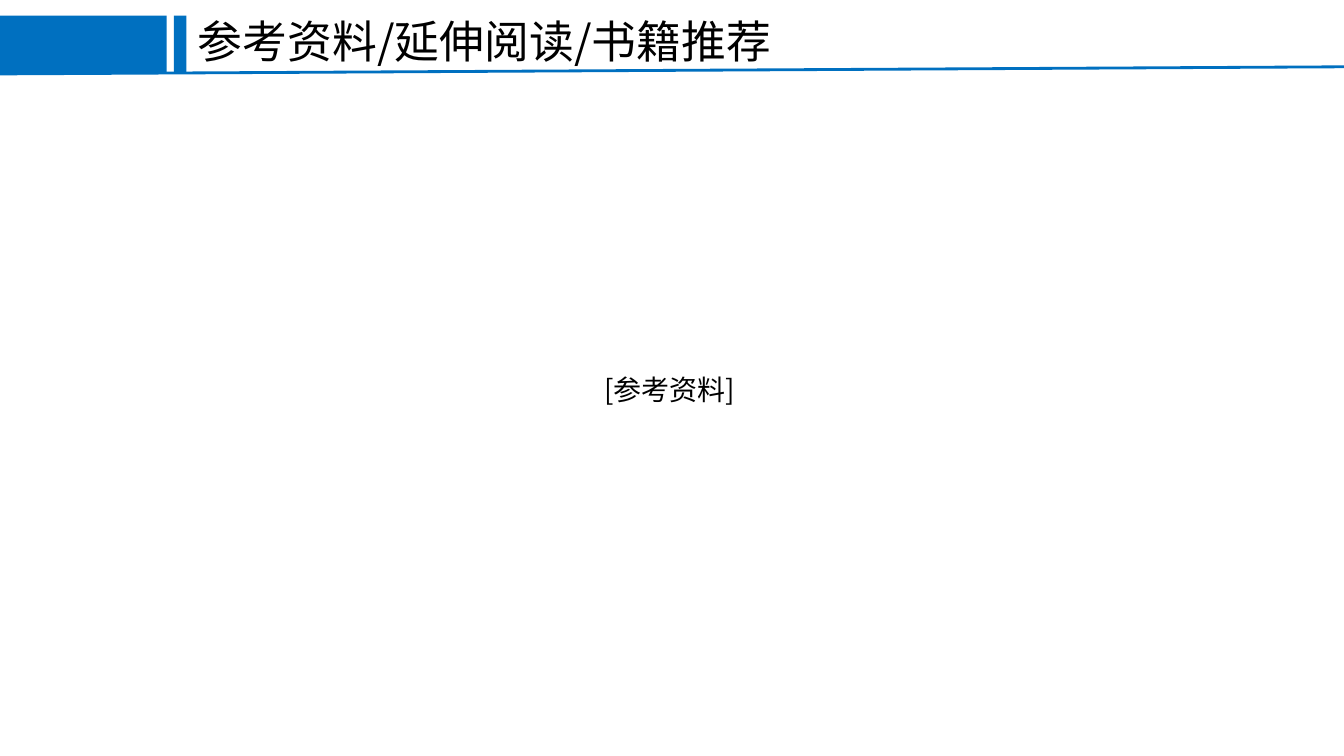
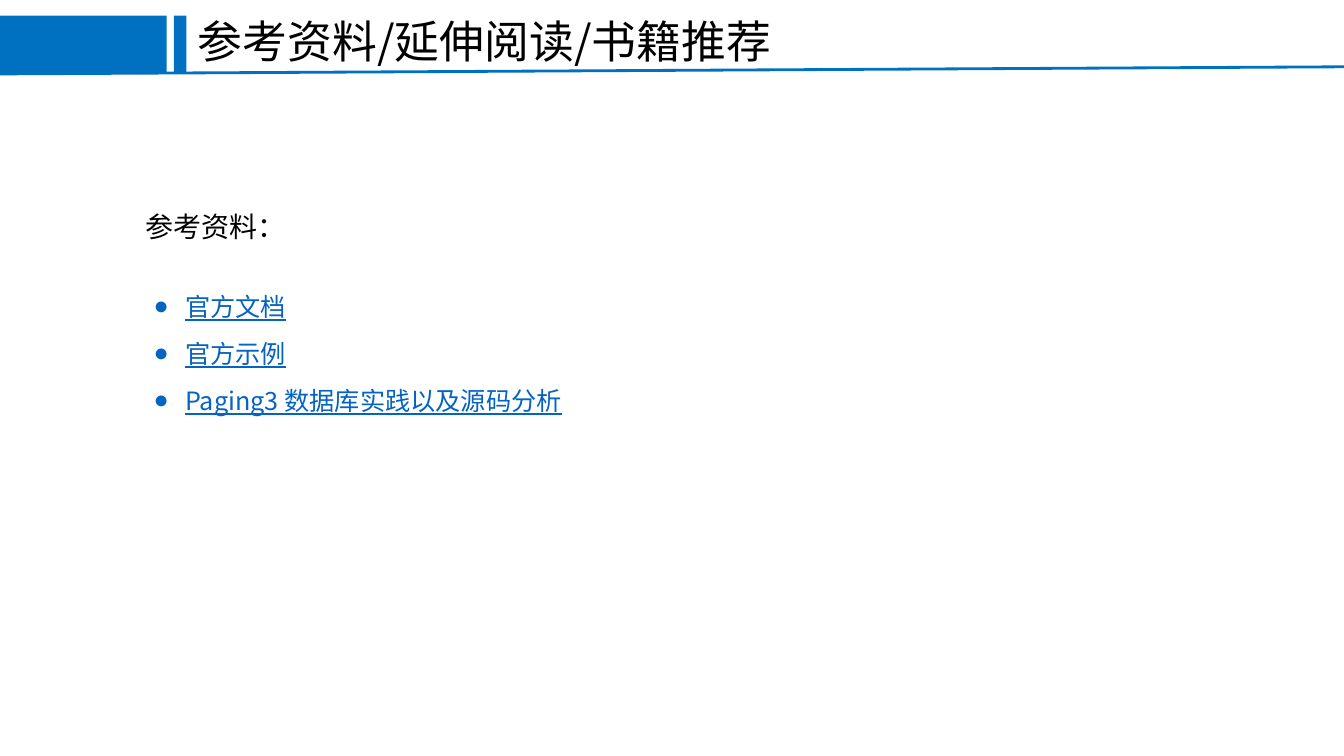
Before and after one commit to EricHyh/KtDemoCollection, a slide deck: slide 29 of paging3demo/Paging.ppt (slide 32 before the commit). Drawn at 1344x756 pixels with LibreOffice and Linux fonts; fonts in the diff are those of the drawing; background and template pictures are left out. Boxes give left, top, right and bottom in pixels: in the first picture for what was removed or moved away, otherwise in the second. Text is boxed around its words. In the diff, an @@ line names an element or a change of style, - is before the commit and + after.

```diff
--- a/paging3demo/Paging.ppt
+++ b/paging3demo/Paging.ppt
@@ text at (145, 213, 285, 240): text changed @@
-[参考资料]
+参考资料：
@@ text added at (185, 294, 561, 416), 18 pt, text #0563C1, underline @@
+● 官方文档
+● 官方示例
+● Paging3 数据库实践以及源码分析
```
Also in this commit, not shown: 4 other slides changed, 6 slides added, 9 slides removed, 4 other files.
